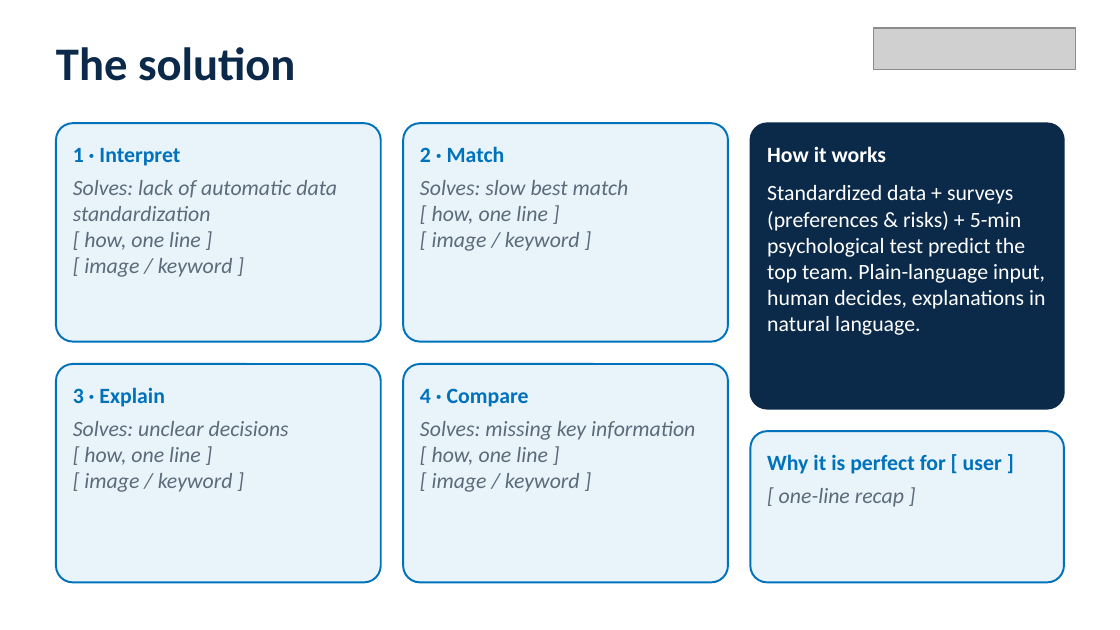
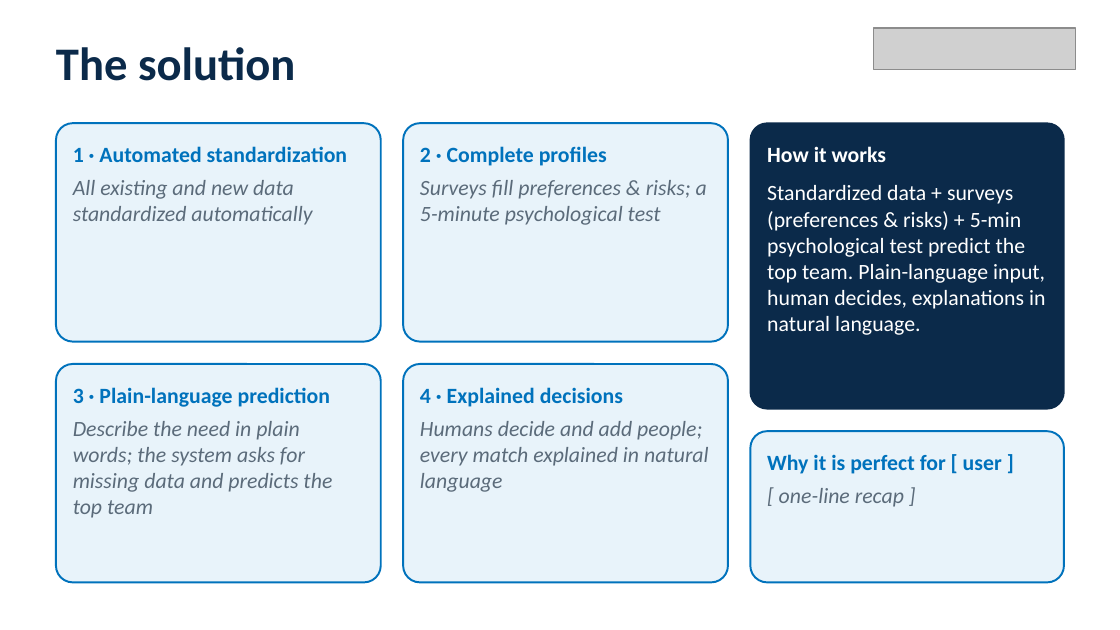
Before and after one commit to igagmol/hackaton-saturday, a slide deck: slide 3 of pitch/NTTDATA_pitch_deck.pptx. Drawn at 1120x630 pixels with LibreOffice and Linux fonts; fonts in the diff are those of the drawing; grey boxes stand for pictures. Boxes give left, top, right and bottom in pixels: in the first picture for what was removed or moved away, otherwise in the second. Text is boxed around its words. In the diff, an @@ line names an element or a change of style, - is before the commit and + after.

```diff
--- a/pitch/NTTDATA_pitch_deck.pptx
+++ b/pitch/NTTDATA_pitch_deck.pptx
@@ text at bbox=[73, 146, 347, 162]: text changed @@
-1 · Interpret
+1 · Automated standardization
@@ text at bbox=[420, 146, 607, 166]: text changed @@
-2 · Match
+2 · Complete profiles
@@ text at bbox=[73, 180, 312, 225]: text changed @@
-Solves: lack of automatic data standardization
-[ how, one line ]
-[ image / keyword ]
+All existing and new data standardized automatically
@@ text at bbox=[420, 180, 707, 225]: text changed @@
-Solves: slow best match
-[ how, one line ]
-[ image / keyword ]
+Surveys fill preferences & risks; a 5-minute psychological test
@@ text at bbox=[73, 387, 331, 407]: text changed @@
-3 · Explain
+3 · Plain-language prediction
@@ text at bbox=[420, 387, 623, 407]: text changed @@
-4 · Compare
+4 · Explained decisions
@@ text at bbox=[73, 421, 332, 518]: text changed @@
-Solves: unclear decisions
-[ how, one line ]
-[ image / keyword ]
+Describe the need in plain words; the system asks for missing data and predicts the top team
@@ text at bbox=[420, 421, 709, 492]: text changed @@
-Solves: missing key information
-[ how, one line ]
-[ image / keyword ]
+Humans decide and add people; every match explained in natural language
```
Also in this commit, not shown: 3 other files.
